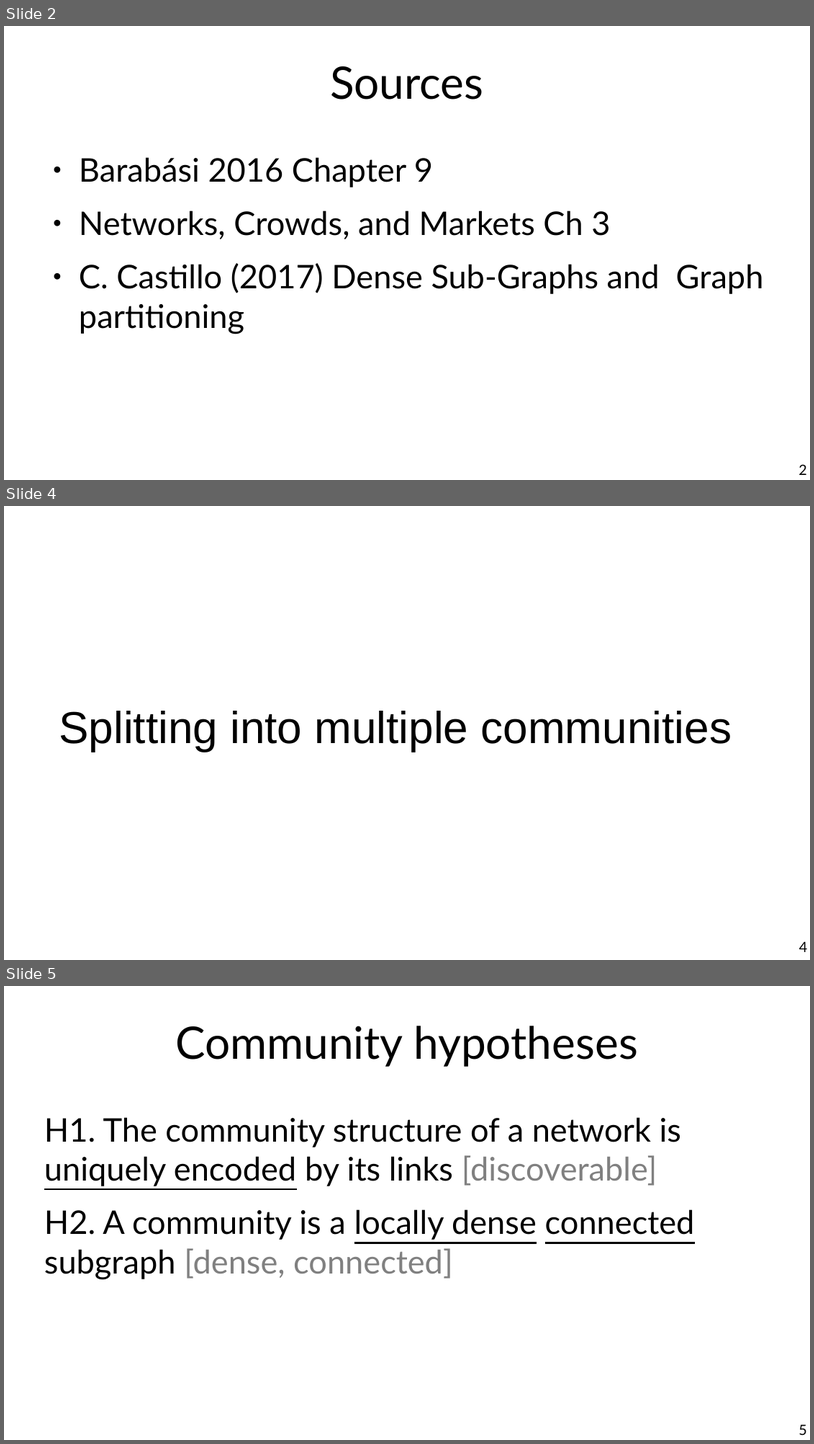
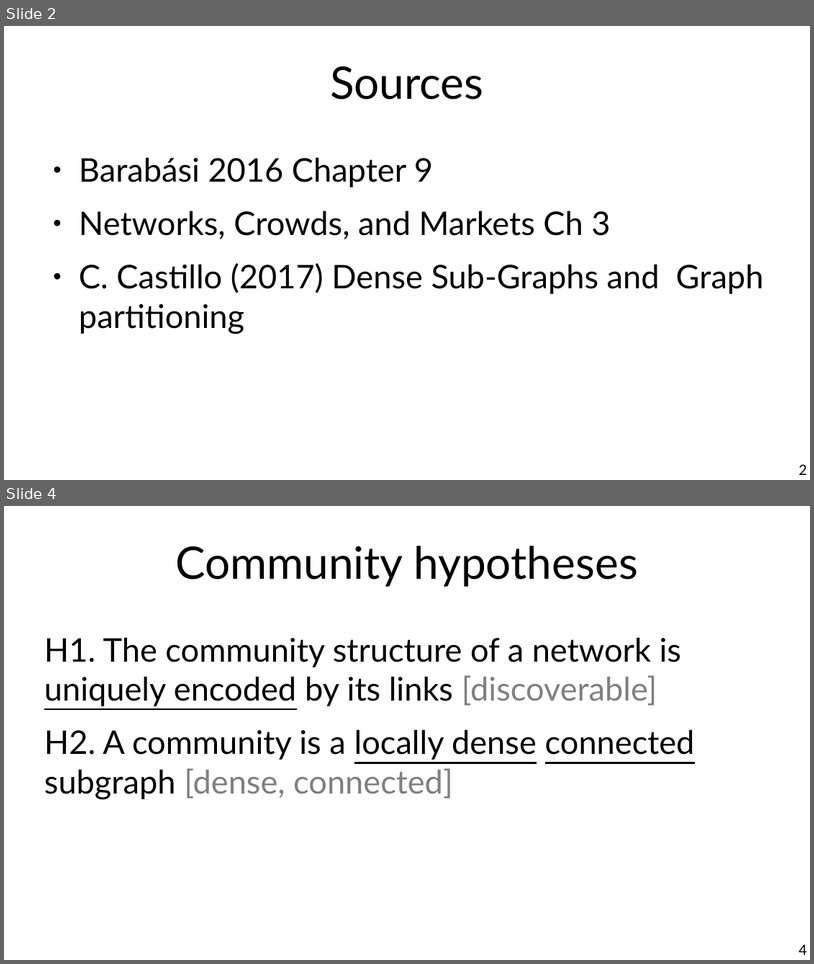
Before and after one commit to chatox/networks-science-course, a slide deck: theory/tt14_hierarchical_clustering.odp. Shown one above the other, each under a label of ours: slides 2, 4 and 5 before the commit, slides 2 and 4 after it; the slides between them are not shown. The pictures are 814x1444 and 814x964 pixels, drawn with LibreOffice and Linux fonts; fonts in the diff are those of the drawing. Boxes give left, top, right and bottom in pixels: in the first picture for what was removed or moved away, otherwise in the second. Text is boxed around its words. In the diff, an @@ line names an element or a change of style, - is before the commit and + after.

```diff
--- a/theory/tt14_hierarchical_clustering.odp
+++ b/theory/tt14_hierarchical_clustering.odp
@@ slide 4 removed at [4, 506, 810, 960], background #FFFFFF @@
@@ title removed at [59, 710, 732, 752] @@
-Splitting into multiple communities
@@ page number removed at [800, 942, 808, 952] @@
-4
@@ what was slide 5 is now slide 4 @@
@@ page number at [799, 944, 807, 955]: text changed @@
-5
+4
```
Also in this commit, not shown: 3 slides changed, 1 other file.
